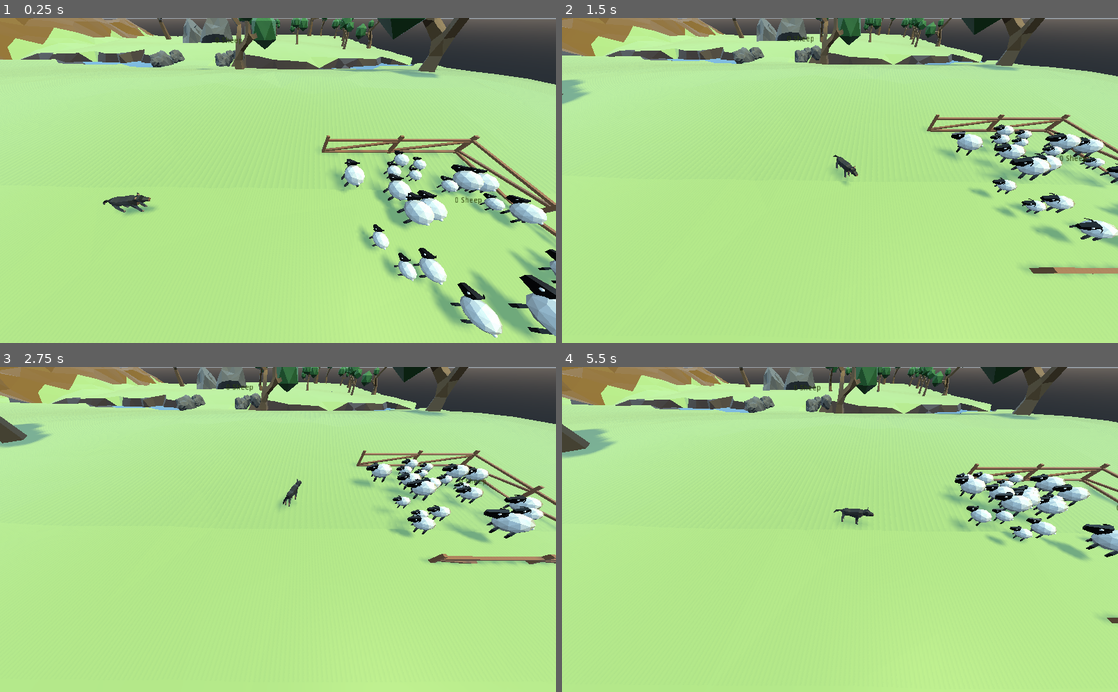
Above: before the commit, frames 1-4 (two rows, left to right).
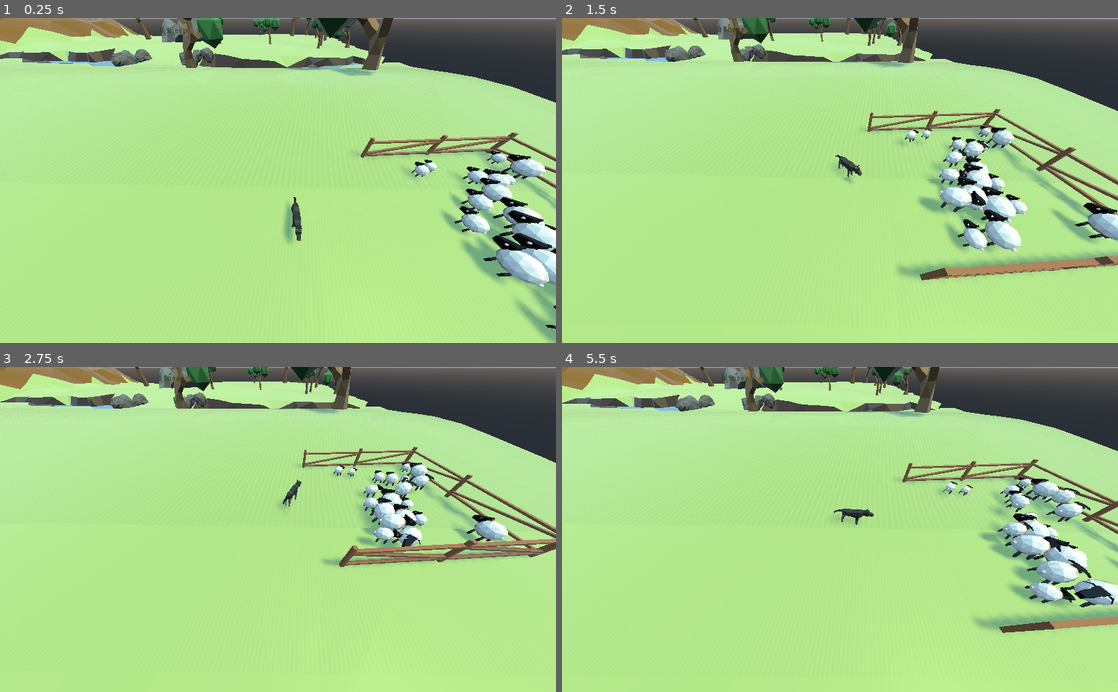
Above: after the commit, the same moments.

Repository: panic-fennecs/ideal-garbanzo
Game: Godot game, scene res://Main.tscn
Same seed, same stepped clock (60 frames per second), same inputs: the game is played once before the commit and once after it. Sound files missing from this copy of the repository are replaced by a short silence.
Inputs (mouse positions are in pixels of both pictures, inside the frame that each line leads up to):
- Up to frame 1 (0.25 s): no input
- Up to frame 2 (1.5 s): tap Enter at 0.5 s; move the mouse to (962, 164) at 0.52 s; click (962, 164) at 0.67 s; drag from (728, 196) to (812, 245) at 1.27 s
- Up to frame 3 (2.75 s): move the mouse to (333, 458) at 2.02 s; click (333, 458) at 2.17 s
- Up to frame 4 (5.5 s): drag from (812, 594) to (673, 480) at 2.77 s; move the mouse to (1006, 578) at 3.52 s; click (1006, 578) at 3.67 s; drag from (673, 480) to (756, 448) at 4.27 s; move the mouse to (867, 529) at 5.02 s; click (867, 529) at 5.17 s

The runs differ from the first frame. In frame 1, 21% of the frame differs, in the area x 0-100%, y 0-100%; in frame 2, 19%; in frame 3, 17%; in frame 4, 18%.

Commit message:
level 2 created

Diff:
--- a/EndZone.gd
+++ b/EndZone.gd
@@ -1,15 +1,4 @@
 extends Spatial
 
-func _ready():
-	pass
-
-func sheep_count():
-	var sheeps = $"/root/Main".sheep
-	var count = 0
-	for sheep in sheeps:
-		if sheep.in_finish:
-			count = count + 1
-	return count
-
 func _process(_delta):
-	$"Label3D/CanvasLayer/Label".text = String(sheep_count()) + " Sheep"
+	$"Label3D/CanvasLayer/Label".text = String(len($"/root/Main".sheep)) + " Sheep"
--- a/EndZone.tscn
+++ b/EndZone.tscn
@@ -26,3 +26,6 @@
 }
 
 [node name="Fence" parent="." instance=ExtResource( 3 )]
+
+[node name="Entry" type="Position3D" parent="."]
+transform = Transform( 1, 0, 0, 0, 1, 0, 0, 0, 1, 0, 0, 11 )
--- a/Level1.tscn
+++ b/Level1.tscn
@@ -9,6 +9,8 @@
 [ext_resource path="res://Tree02.tscn" type="PackedScene" id=7]
 [ext_resource path="res://Tree03.tscn" type="PackedScene" id=8]
 [ext_resource path="res://Stone03.tscn" type="PackedScene" id=9]
+[ext_resource path="res://StartZone.tscn" type="PackedScene" id=10]
+[ext_resource path="res://EndZone.tscn" type="PackedScene" id=11]
 
 [sub_resource type="ConcavePolygonShape" id=1]
 data = PoolVector3Array( 0.5377, 0.0253, -0.4768, 0.5123, 0.0266, -0.5331, 0.4626, 0.024, -0.4763, -0.5317, 0.0076, -0. …(235974 unchanged characters)…
@@ -18,8 +20,8 @@
 [sub_resource type="BoxShape" id=3]
 extents = Vector3( 1.22684, 1, 1 )
 
-[node name="Level1" type="Spatial"]
-transform = Transform( 200, 0, 0, 0, 200, 0, 0, 0, 200, -110, -6, -150 )
+[node name="Level" type="Spatial"]
+transform = Transform( 200, 0, 0, 0, 200, 0, 0, 0, 200, -110, -7.52779, -150 )
 
 [node name="Ground" type="StaticBody" parent="."]
 script = ExtResource( 1 )
@@ -28,7 +30,7 @@
 shape = SubResource( 1 )
 
 [node name="TerrainModel" parent="." instance=ExtResource( 2 )]
-transform = Transform( 1, 0, 0, 0, 1, 0, 0, 0, 1, 0.000284386, -0.000450209, 0.000635862 )
+transform = Transform( 1, 0, 0, 0, 1, 0, 0, 0, 1, 0.00114095, 0.000450142, 0.000838995 )
 
 [node name="MeshInstance" type="MeshInstance" parent="."]
 transform = Transform( 0.35, 0, 0, 0, 1, 0, 0, 0, 0.2, 0.62958, -0.0130972, 0.156063 )
@@ -171,6 +173,16 @@
 [node name="CollisionShape5" type="CollisionShape" parent="Walls"]
 transform = Transform( -1.62921e-08, 0, 1, 0, 1, 0, -0.1, 0, -1.62921e-07, -0.0207829, 0, 1.04082 )
 shape = SubResource( 3 )
+
+[node name="StartZone" parent="." instance=ExtResource( 10 )]
+transform = Transform( 0.000325013, 0, -0.00498943, 1.31494e-05, 0.00499998, 8.56553e-07, 0.00498941, -1.31772e-05, 0.000325012, 0.700733, 0.02334, 0.756408 )
+sheep_count = 20
+
+[node name="EndZone" parent="." instance=ExtResource( 11 )]
+transform = Transform( 0.000882676, 0, 0.00492147, -0.000341077, 0.00498798, 6.11728e-05, -0.00490964, -0.000346519, 0.000880553, -0.208112, 0.0170454, -0.698704 )
+
+[node name="Spawn" type="Position3D" parent="."]
+transform = Transform( 1, 0, 0, 0, 1, 0, 0, 0, 1, 0.573, 0.0214817, 0.757 )
 [connection signal="input_event" from="Ground" to="Ground" method="_on_Ground_input_event"]
 
 [editable path="Detail/Tree07"]
--- a/Level2.tscn
+++ b/Level2.tscn
@@ -1,11 +1,23 @@
-[gd_scene load_steps=3 format=2]
+[gd_scene load_steps=5 format=2]
 
 [ext_resource path="res://Ground.gd" type="Script" id=1]
 [ext_resource path="res://Terrain2Model.tscn" type="PackedScene" id=2]
+[ext_resource path="res://StartZone.tscn" type="PackedScene" id=3]
+[ext_resource path="res://EndZone.tscn" type="PackedScene" id=4]
 
-[node name="Level2" type="Spatial"]
+[node name="Level" type="Spatial"]
 transform = Transform( 1, 0, 0, 0, 1, 0, 0, 0, 1, 0, -1.41757, 0 )
 
 [node name="Ground" parent="." instance=ExtResource( 2 )]
 script = ExtResource( 1 )
+
+[node name="StartZone" parent="." instance=ExtResource( 3 )]
+transform = Transform( 0.0425054, -0.105974, -0.99346, -0.230269, 0.966549, -0.112955, 0.972198, 0.233564, 0.0166811, 1.88937, -1.87362, 0 )
+sheep_count = 5
+
+[node name="EndZone" parent="." instance=ExtResource( 4 )]
+transform = Transform( 0.131481, -0.161902, -0.978008, -0.0552359, 0.983844, -0.170293, 0.989779, 0.0764115, 0.120414, -218.78, 68.5265, -702.218 )
+
+[node name="Spawn" type="Position3D" parent="."]
+transform = Transform( 1, 0, 0, 0, 1, 0, 0, 0, 1, -18.5722, -2.9854, 1.63582 )
 [connection signal="input_event" from="Ground" to="Ground" method="_on_Ground_input_event"]
--- a/Main.gd
+++ b/Main.gd
@@ -1,19 +1,8 @@
 extends Spatial
 
-onready var SheepScene = preload("res://Sheep.tscn")
 onready var Level1 = preload("res://Level1.tscn")
 
 var sheep = []
-
-func init_sheep():
-	for _i in range(20):
-		var s = SheepScene.instance()
-		s.translate($SheepSpawn.transform.origin + Vector3((randf()-0.5)*20.0, 1, (randf()-0.5)*20.0))
-		add_child(s)
-		var end_pos = $"EndZone".global_transform.origin
-		end_pos = Vector2(end_pos.x, end_pos.z)
-		s.init(end_pos, end_pos + Vector2(0, 11))
-		sheep.append(s)
 
 func _input(event):
 	if event is InputEventKey and event.scancode == 65 and event.pressed:
@@ -21,5 +10,9 @@
 
 func _ready():
 	randomize()
+	sheep.clear()
 	add_child(Level1.instance())
-	init_sheep()
+	$Dog.transform.origin = get_node("Level/Spawn").global_transform.origin
+	var end_pos = get_node("Level/EndZone").global_transform.origin
+	var end_entry_pos = end_pos + get_node("Level/EndZone/Entry").transform.origin
+	get_node("Level/StartZone").init_sheep(Vector2(end_pos.x, end_pos.z), Vector2(end_entry_pos.x, end_entry_pos.z))
--- a/Main.tscn
+++ b/Main.tscn
@@ -1,9 +1,8 @@
-[gd_scene load_steps=5 format=2]
+[gd_scene load_steps=4 format=2]
 
 [ext_resource path="res://Main.gd" type="Script" id=2]
 [ext_resource path="res://Dog.tscn" type="PackedScene" id=3]
 [ext_resource path="res://Camera.gd" type="Script" id=4]
-[ext_resource path="res://EndZone.tscn" type="PackedScene" id=5]
 
 [node name="Main" type="Spatial"]
 script = ExtResource( 2 )
@@ -16,17 +15,9 @@
 script = ExtResource( 4 )
 
 [node name="Dog" parent="." instance=ExtResource( 3 )]
-transform = Transform( 0.0289335, 0, -0.999581, 0, 1, 0, 0.999581, 0, 0.0289335, -37.647, 0, 0 )
+transform = Transform( -1, 0, -3.25841e-07, 0, 1, 0, 3.25841e-07, 0, -1, 0, 0, 0 )
 
 [node name="DirectionalLight" type="DirectionalLight" parent="."]
 transform = Transform( 0.882346, 0.176037, 0.436436, -0.454603, 0.0790862, 0.887176, 0.12166, -0.981201, 0.149809, 0, 104.152, 0 )
 light_color = Color( 0.92549, 0.905882, 0.603922, 1 )
 shadow_enabled = true
-
-[node name="EndZone" parent="." instance=ExtResource( 5 )]
-transform = Transform( 1, 0, 0, 0, 0.999949, -0.0101053, 0, 0.0101053, 0.999949, -74.7592, -6.20145, -210.695 )
-
-[node name="StartZone" parent="." instance=ExtResource( 5 )]
-transform = Transform( -1.62921e-07, 0, -1, -0.0825647, 0.996586, 1.34515e-08, 0.996586, 0.0825647, -1.62365e-07, 0, -2.34219, 0 )
-
-[node name="SheepSpawn" type="Position3D" parent="."]
--- /dev/null
+++ b/StartZone.gd
@@ -0,0 +1,11 @@
+extends Spatial
+
+export(int) var sheep_count
+onready var SheepScene = preload("res://Sheep.tscn")
+
+func init_sheep(end_pos, entry):
+	for _i in range(sheep_count):
+		var s = SheepScene.instance()
+		s.transform.origin = global_transform.origin + Vector3((randf()-0.5)*20.0, 5, (randf()-0.5)*20.0)
+		$"/root/Main".add_child(s)
+		s.init(end_pos, entry)
--- /dev/null
+++ b/StartZone.tscn
@@ -0,0 +1,9 @@
+[gd_scene load_steps=3 format=2]
+
+[ext_resource path="res://StartZone.gd" type="Script" id=1]
+[ext_resource path="res://Fence.tscn" type="PackedScene" id=3]
+
+[node name="StartZone" type="Spatial"]
+script = ExtResource( 1 )
+
+[node name="Fence" parent="." instance=ExtResource( 3 )]
Not shown: 1 places in Level1.tscn that only renumber resources
